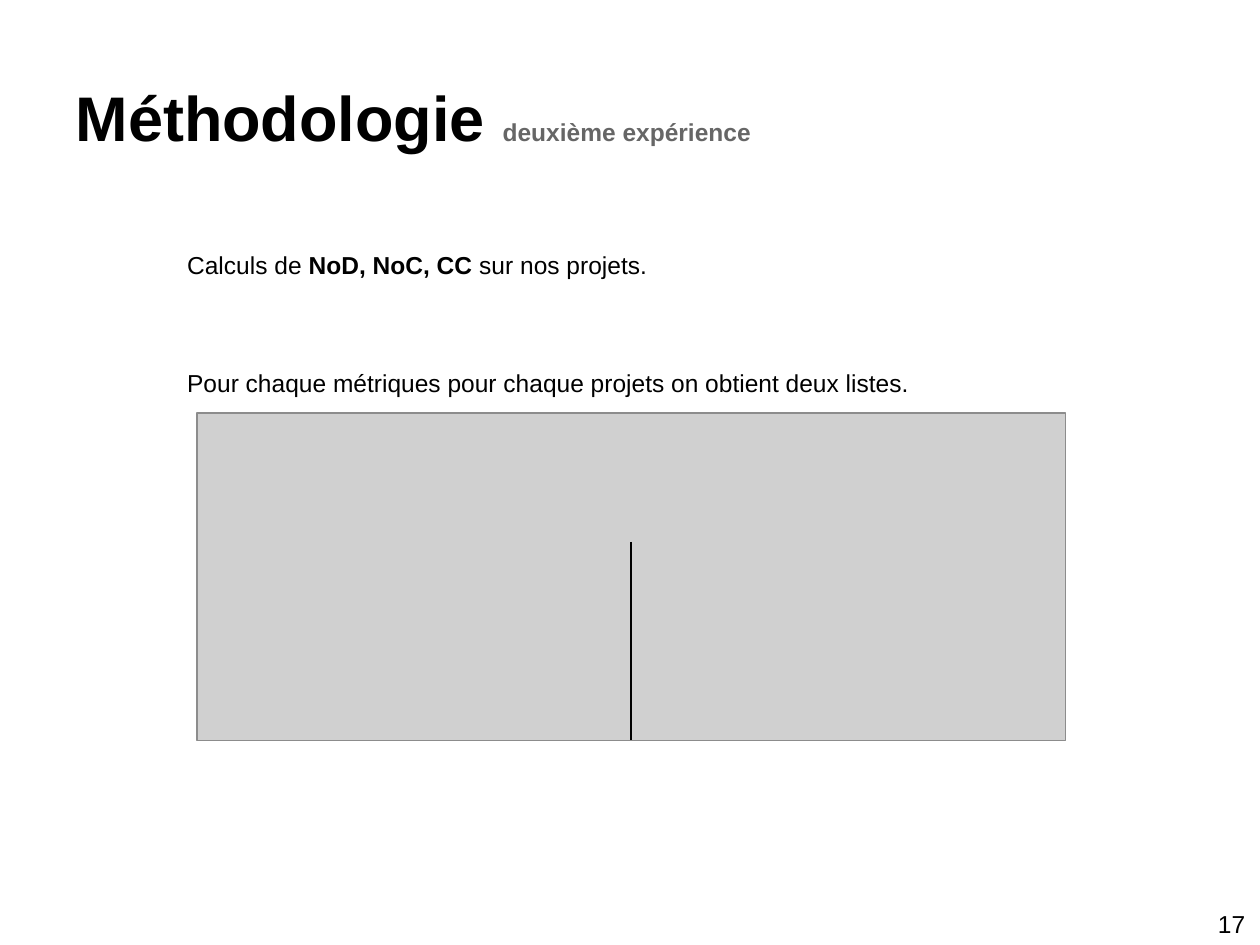
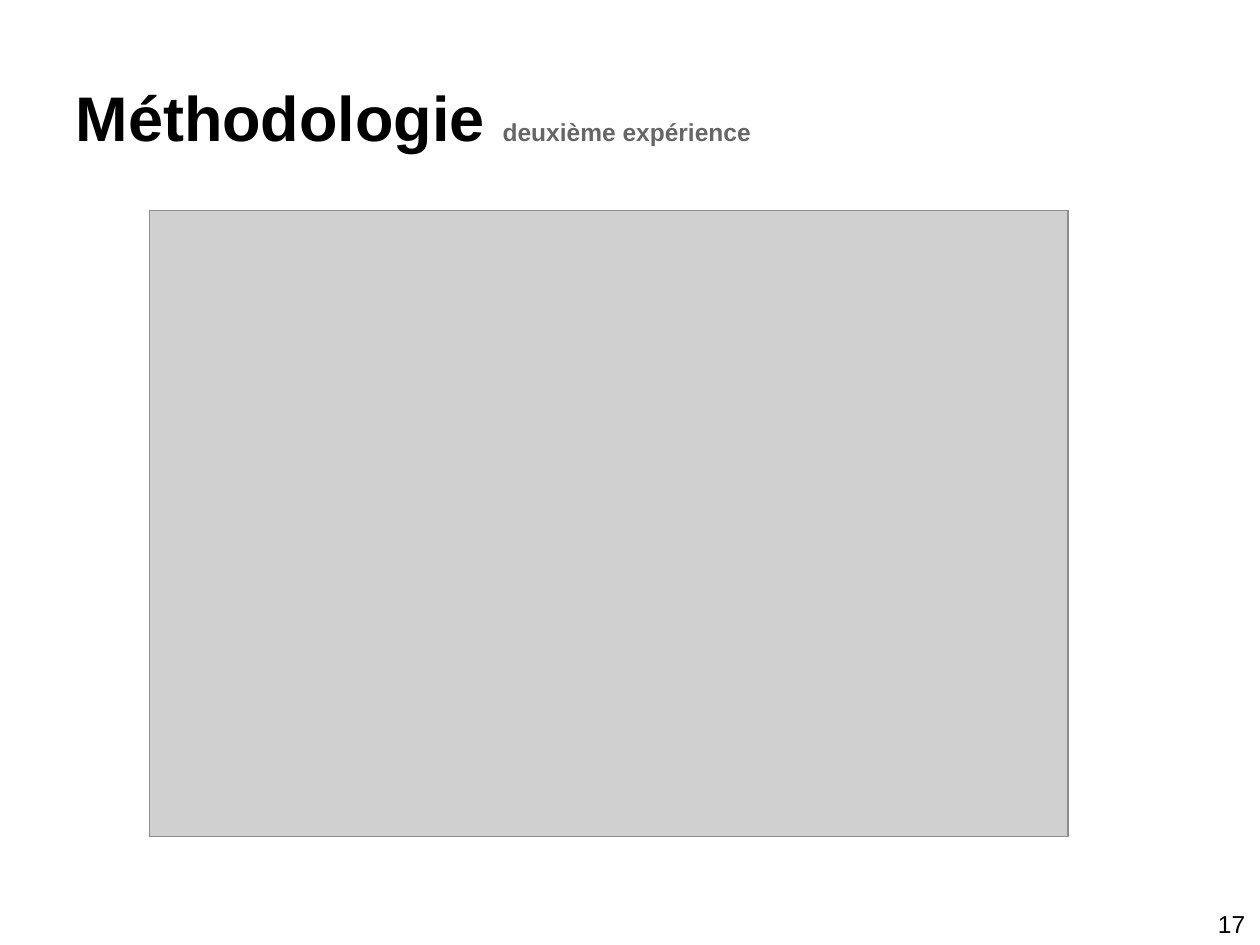
Before and after one commit to stonesong/Stage, a slide deck: slide 17 of presentation/presStageM2.pptx. Drawn at 1260x945 pixels with LibreOffice and Linux fonts; fonts in the diff are those of the drawing; grey boxes stand for pictures. Boxes give left, top, right and bottom in pixels: in the first picture for what was removed or moved away, otherwise in the second. Text is boxed around its words. In the diff, an @@ line names an element or a change of style, - is before the commit and + after.

```diff
--- a/presentation/presStageM2.pptx
+++ b/presentation/presStageM2.pptx
@@ picture added at bbox=[150, 210, 1068, 837] @@
@@ text removed at bbox=[187, 256, 909, 397] @@
-Calculs de NoD, NoC, CC sur nos projets.
-Pour chaque métriques pour chaque projets on obtient deux listes.
@@ picture removed at bbox=[197, 413, 1065, 741] @@
@@ line removed from (631, 542) to (631, 741) @@
```
Also in this commit, not shown: 8 other slides changed, 1 slide removed, 2 other files.
